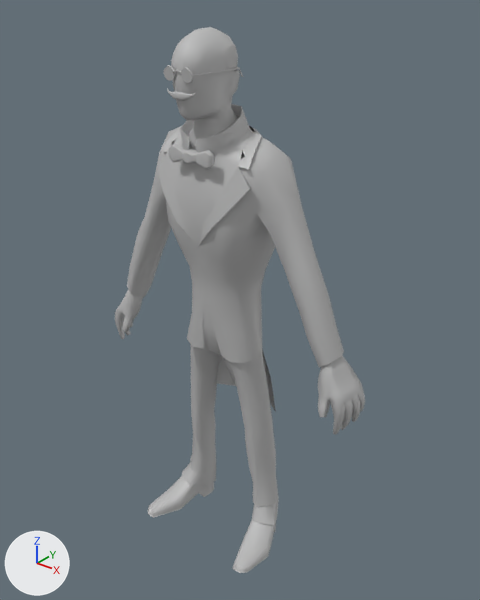
Before and after pictures for a commit that changed the FBX model The Butler/Assets/Models/Player/Butler_body.fbx.
Camera for both pictures: a 50 mm lens placed at (1.072, -1.251, 1.559), pointed at (0.033, 0.048, 0.753). The axes (+X, +Y, +Z) are drawn at lower left. The lights are the same throughout. Where no turn or scale is listed for an object, it has been applied to the vertices.
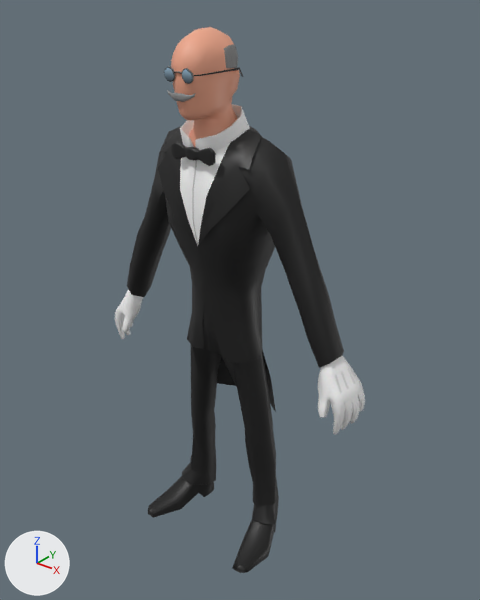
The newer file is also rescaled (x1.173), turned or shifted as a whole; pictures and numbers use the older file's frame.

The change, as a diff of the scene's bpy script:
```diff
--- a/The Butler/Assets/Models/Player/Butler_body.fbx.py
+++ b/The Butler/Assets/Models/Player/Butler_body.fbx.py
@@ mat_lambert2 @@
+mat_lambert2 = principled_material('lambert2')
+mat_lambert2.texture = img_butler_diffuse_tga
@@ me_mesh @@
 # verts and faces of me_mesh; kept vertices keep their numbers, new ones are numbered from 1477
-me_mesh.from_pydata(...)  # 1477 vertices, 1582 faces; spans x -0.437..0.437, y -0.154..0.154, z -0.022..1.457
+me_mesh.from_pydata(...)  # 1461 vertices, 1552 faces; spans x -0.437..0.437, y -0.154..0.154, z -0.022..1.457
+# me_mesh part 1: the loose piece of 128 vertices spanning x -0.066..0.066, y -0.112..-0.081, z 1.155..1.197 is scaled about its middle by (1, 0.556, 1), then moved by (0.0, 0.007, 0.006), in mat_lambert2 (picture img_butler_diffuse_tga)
+# me_mesh part 2: the loose piece of 108 vertices spanning x -0.074..0.074, y -0.135..0.021, z 1.349..1.383 is rebuilt with 106 vertices and now spans x -0.074..0.074, y -0.133..0.022, z 1.347..1.381, in mat_lambert2 (picture img_butler_diffuse_tga)
+# me_mesh part 3
+# 52 vertices are removed from x -0.151..0.151, y -0.129..0.018, z 1.001..1.331
+# 104 faces are deleted
+# 6 vertices in x -0.017..0.017, y -0.132, z 1.322..1.326 move by (0.0, 0.001, 0.0)
+# 6 vertices in x -0.025..0.025, y -0.132..0.033, z 1.29..1.313 move by (0.0, -0.001, 0.0)
+# 6 vertices in x -0.017..0.017, y -0.132..-0.131, z 1.312..1.313 move by (0.0, -0.001, 0.001)
+# 6 vertices in x -0.041..0.041, y -0.133..-0.048, z 1.322..1.437 move by (0.0, 0.0, 0.001)
+# 5 vertices in x -0.008..0.008, y -0.13, z 1.327..1.329 move by (0.0, 0.002, -0.005)
+# 5 vertices in x -0.008..0.008, y -0.128, z 1.312..1.313 move by (0.0, -0.001, -0.005)
+# 55 vertices move from x -0.041..0.041, y -0.133..0.033, z 1.157..1.437 to x -0.041..0.041, y -0.134..0.036, z 1.157..1.439
+# 38 vertices are added at x -0.151..0.151, y -0.128..0.018, z 1.001..1.329
+# 72 new faces join them
+# me_mesh part 4
+verts[1028] = (-0.398, 0.036, 0.618)  # moved
+verts[1033] = (-0.414, 0.009, 0.63)  # moved, pixel (122, 300)
+verts[1037] = (-0.407, -0.013, 0.626)  # moved, pixel (119, 305)
+verts[1040] = (-0.41, 0.009, 0.635)  # moved, pixel (123, 299)
+verts[1042] = (-0.402, -0.012, 0.63)  # moved, pixel (120, 304)
+verts[1045] = (-0.377, -0.023, 0.648)  # moved, pixel (122, 302)
+# me_mesh part 5: 1240 faces spanning x -0.437..0.437, y -0.154..0.154, z -0.022..1.457 switch from mat_lambert1 (grey #bcbcbc) to mat_lambert2 (picture img_butler_diffuse_tga)
```

What differs and where, as boxes [x1, y1, x2, y2] in the pictures (480 x 600 px; the box of a moved part takes in the faces that stretch with it):
part 1 of me_mesh, moved or reshaped: before [168, 144, 215, 169]; after [171, 141, 216, 166]
part 2 of me_mesh, rebuilt: before [163, 65, 243, 83]; after [164, 66, 243, 84]
part 3 of me_mesh, moved or reshaped: [158, 29, 261, 246] in both
part 4 of me_mesh, moved or reshaped: [118, 295, 128, 314] in both
part 5 of me_mesh, recoloured (grey to black): [115, 27, 365, 573] in both
